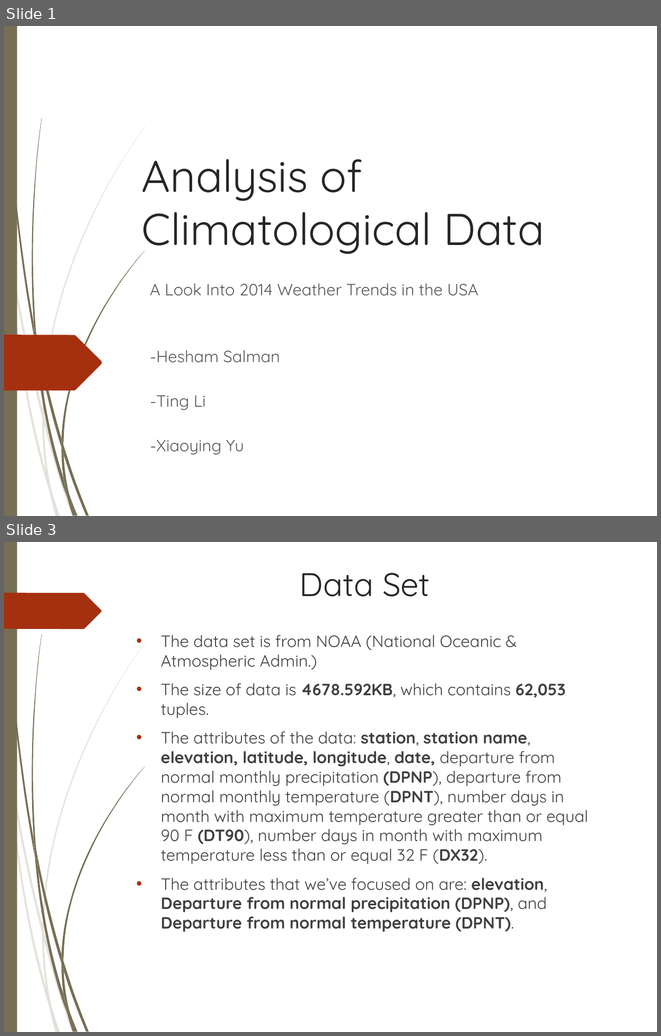
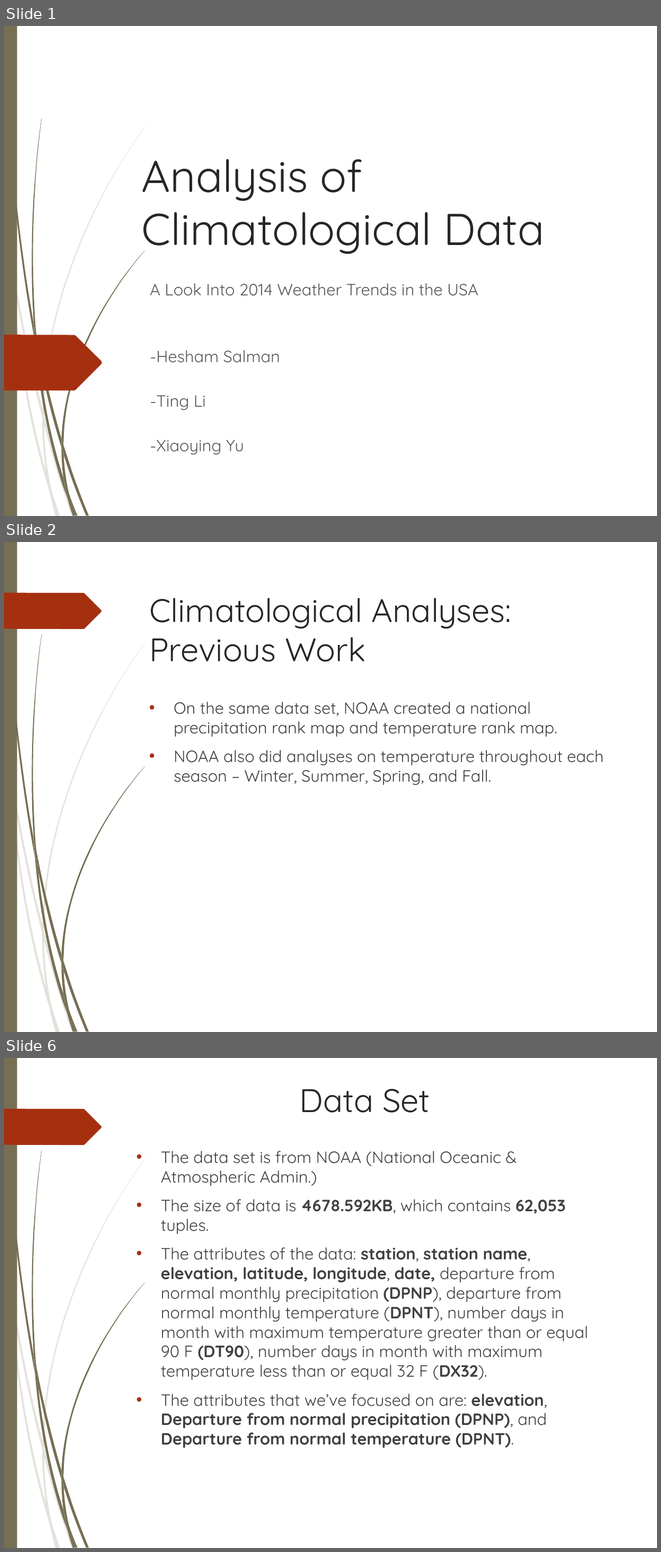
Before and after one commit to Iron-Ham/CPS585, a slide deck: cps585-weather analysis.ppt. Shown one above the other, each under a label of ours: slides 1 and 3 before the commit, slides 1, 2 and 6 after it; the slides between them are not shown. The pictures are 661x1036 and 661x1552 pixels, drawn with LibreOffice and Linux fonts; fonts in the diff are those of the drawing; background and template pictures are left out. Boxes give left, top, right and bottom in pixels: in the first picture for what was removed or moved away, otherwise in the second. Text is boxed around its words. In the diff, an @@ line names an element or a change of style, - is before the commit and + after.

```diff
--- a/cps585-weather analysis.ppt
+++ b/cps585-weather analysis.ppt
@@ slide 2 added at [4,542,657,1032], background picture (left out); not listed: 24 template elements that a slide beside it also shows @@
@@ title added at [149,598,512,662], 36 pt, text #262626 @@
+Climatological Analyses: Previous Work
@@ text added at [174,702,603,785], 18 pt, text #404040 @@
+• On the same data set, NOAA created a national precipitation rank map and temperature rank map.
+• NOAA also did analyses on temperature throughout each season – Winter, Summer, Spring, and Fall.
@@ what was slide 3 is now slide 6 @@
```
Also in this commit, not shown: 1 slide changed, 2 other slides added.
